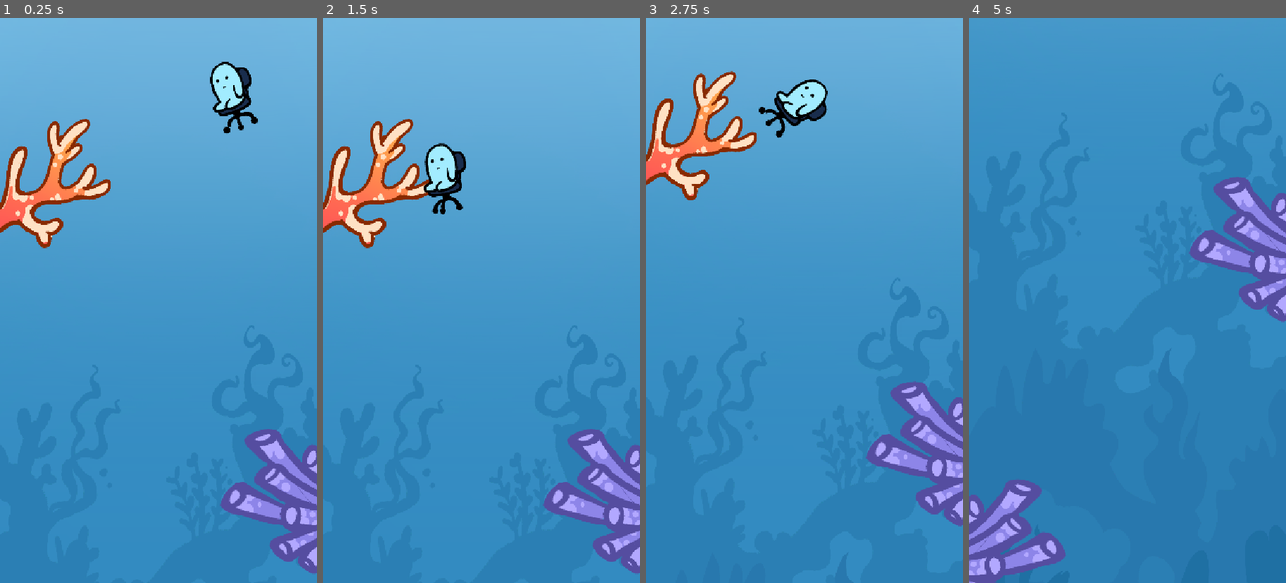
Above: before the commit, frames 1-4 (left to right).
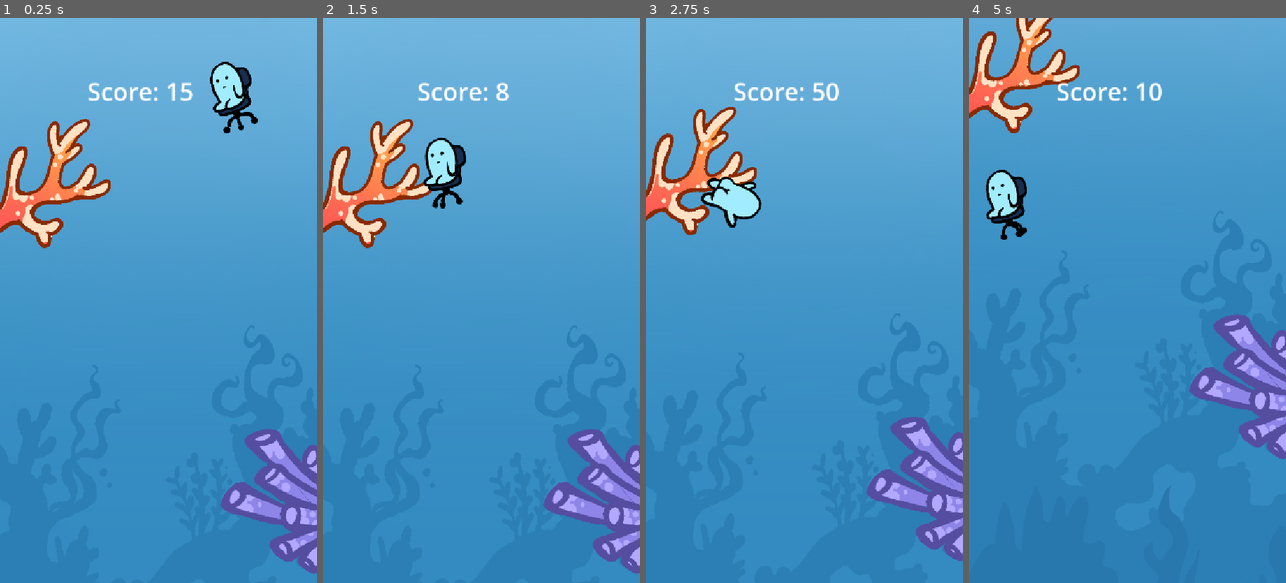
Above: after the commit, the same moments.

Repository: izzqz/to-the-core
Game: Godot game, scene res://main.tscn
Same seed, same stepped clock (60 frames per second), same inputs: the game is played once before the commit and once after it.
Inputs:
- Up to frame 1 (0.25 s): no input
- Up to frame 2 (1.5 s): hold Space (flap) 0.53-1.28 s; tap Space (flap) at 1.35 s
- Up to frame 3 (2.75 s): tap Space (flap) at 1.52, 1.82 s; hold Space (flap) from 2.03 s (still down)
- Up to frame 4 (5 s): release Space (flap) at 2.78 s; tap Space (flap) at 2.85, 3.02, 3.32, 4.35, 4.52, 4.82 s; hold Space (flap) 3.53-4.28 s

The runs differ from the first frame. In frame 1, 0.4% of the frame differs, in the area x 28-61%, y 11-15%; in frame 2, 1.2%; in frame 3, 13%; in frame 4, 22%, in the area x 0-100%, y 0-100%.

Commit message:
Dead animation

Diff:
--- a/main.tscn
+++ b/main.tscn
@@ -1,9 +1,10 @@
-[gd_scene load_steps=6 format=3 uid="uid://bw8x5ot16f4vr"]
+[gd_scene load_steps=7 format=3 uid="uid://bw8x5ot16f4vr"]
 
 [ext_resource type="Script" uid="uid://bnkgsbtg1px2l" path="res://scripts/game.gd" id="1_1bvp3"]
 [ext_resource type="Texture2D" uid="uid://bh8n8ctg4sg1j" path="res://assets/level_1.png" id="1_h2yge"]
 [ext_resource type="PackedScene" uid="uid://cry565eg4xaqi" path="res://scenes/player.tscn" id="1_ig7tw"]
 [ext_resource type="Script" uid="uid://pg3ccvcckuel" path="res://scripts/obstacle.gd" id="2_h2yge"]
+[ext_resource type="PackedScene" uid="uid://74dbxxifoh4v" path="res://scenes/overlay.tscn" id="4_1bvp3"]
 
 [sub_resource type="RectangleShape2D" id="RectangleShape2D_0xm2m"]
 size = Vector2(392.224, 706.761)
@@ -50,4 +51,17 @@
 limit_smoothed = true
 position_smoothing_speed = 10.0
 
+[node name="CanvasLayer" type="CanvasLayer" parent="."]
+
+[node name="Overlay" parent="CanvasLayer" instance=ExtResource("4_1bvp3")]
+anchors_preset = 0
+anchor_right = 0.0
+anchor_bottom = 0.0
+offset_left = 286.0
+offset_top = 96.0
+offset_right = 286.0
+offset_bottom = 96.0
+grow_horizontal = 1
+grow_vertical = 1
+
 [connection signal="area_entered" from="Background/Area2D" to="Background/Area2D" method="_on_area_entered"]
--- a/scenes/overlay.tscn
+++ b/scenes/overlay.tscn
@@ -41,4 +41,5 @@
 layout_mode = 2
 text = "123M"
 label_settings = SubResource("LabelSettings_14nai")
+horizontal_alignment = 1
 script = SubResource("GDScript_r2eog")
--- a/scenes/player.tscn
+++ b/scenes/player.tscn
@@ -1,9 +1,10 @@
-[gd_scene load_steps=11 format=3 uid="uid://cry565eg4xaqi"]
+[gd_scene load_steps=12 format=3 uid="uid://cry565eg4xaqi"]
 
 [ext_resource type="Script" uid="uid://dxtj6i7m7gltf" path="res://scripts/player.gd" id="1_3vyb7"]
 [ext_resource type="Texture2D" uid="uid://cj6siiyy0e0d4" path="res://assets/player/player_frame_1.png" id="2_dqkch"]
 [ext_resource type="Texture2D" uid="uid://cst4vcdk6ll8l" path="res://assets/player/player_frame_2.png" id="3_qlg0r"]
 [ext_resource type="Texture2D" uid="uid://df31u1pdwb2a3" path="res://assets/player/player_frame_3.png" id="4_tuyoq"]
+[ext_resource type="Texture2D" uid="uid://di58oyq45emdr" path="res://assets/player/player_dead.png" id="5_qlg0r"]
 
 [sub_resource type="CircleShape2D" id="CircleShape2D_dqkch"]
 radius = 27.0
@@ -33,7 +34,7 @@
 tracks/0/type = "bezier"
 tracks/0/imported = false
 tracks/0/enabled = true
-tracks/0/path = NodePath("AnimatedSprite2D:position:x")
+tracks/0/path = NodePath("Alive_Animation:position:x")
 tracks/0/interp = 1
 tracks/0/loop_wrap = true
 tracks/0/keys = {
@@ -44,7 +45,7 @@
 tracks/1/type = "bezier"
 tracks/1/imported = false
 tracks/1/enabled = true
-tracks/1/path = NodePath("AnimatedSprite2D:position:y")
+tracks/1/path = NodePath("Alive_Animation:position:y")
 tracks/1/interp = 1
 tracks/1/loop_wrap = true
 tracks/1/keys = {
@@ -55,7 +56,7 @@
 tracks/2/type = "bezier"
 tracks/2/imported = false
 tracks/2/enabled = true
-tracks/2/path = NodePath("AnimatedSprite2D:rotation")
+tracks/2/path = NodePath("Alive_Animation:rotation")
 tracks/2/interp = 1
 tracks/2/loop_wrap = true
 tracks/2/keys = {
@@ -69,7 +70,7 @@
 tracks/0/type = "bezier"
 tracks/0/imported = false
 tracks/0/enabled = true
-tracks/0/path = NodePath("AnimatedSprite2D:position:x")
+tracks/0/path = NodePath("Alive_Animation:position:x")
 tracks/0/interp = 1
 tracks/0/loop_wrap = true
 tracks/0/keys = {
@@ -80,7 +81,7 @@
 tracks/1/type = "bezier"
 tracks/1/imported = false
 tracks/1/enabled = true
-tracks/1/path = NodePath("AnimatedSprite2D:position:y")
+tracks/1/path = NodePath("Alive_Animation:position:y")
 tracks/1/interp = 1
 tracks/1/loop_wrap = true
 tracks/1/keys = {
@@ -91,7 +92,7 @@
 tracks/2/type = "bezier"
 tracks/2/imported = false
 tracks/2/enabled = true
-tracks/2/path = NodePath("AnimatedSprite2D:rotation")
+tracks/2/path = NodePath("Alive_Animation:rotation")
 tracks/2/interp = 1
 tracks/2/loop_wrap = true
 tracks/2/keys = {
@@ -109,12 +110,12 @@
 [node name="Player" type="CharacterBody2D"]
 script = ExtResource("1_3vyb7")
 
-[node name="Hitbox" type="CollisionShape2D" parent="."]
+[node name="_" type="CollisionShape2D" parent="."]
 visible = false
 position = Vector2(31, 35)
 shape = SubResource("CircleShape2D_dqkch")
 
-[node name="AnimatedSprite2D" type="AnimatedSprite2D" parent="."]
+[node name="Alive_Animation" type="AnimatedSprite2D" parent="."]
 position = Vector2(33, 55)
 scale = Vector2(0.52125, 0.52125)
 sprite_frames = SubResource("SpriteFrames_fjrip")
@@ -122,9 +123,16 @@
 frame = 2
 frame_progress = 1.0
 
+[node name="Dead_Sprite" type="Sprite2D" parent="."]
+visible = false
+position = Vector2(37, 46)
+rotation = 2.01052
+scale = Vector2(0.54, 0.54)
+texture = ExtResource("5_qlg0r")
+
 [node name="ColisionDetector" type="Area2D" parent="."]
 
-[node name="CollisionShape2D" type="CollisionShape2D" parent="ColisionDetector"]
+[node name="Hitbox" type="CollisionShape2D" parent="ColisionDetector"]
 position = Vector2(41, 45)
 shape = SubResource("CircleShape2D_qlg0r")
 
--- a/scripts/player.gd
+++ b/scripts/player.gd
@@ -19,8 +19,14 @@
 @onready var colision_shape: CollisionShape2D = $CollisionShape2D
 @onready var is_alive = true
 
+func _ready() -> void:
+	$Alive_Animation.show()
+	$Dead_Sprite.hide()
+	$_.hide()
+
 func _physics_process(delta: float) -> void:
 	if not is_alive:
+		position.y += -1.5
 		return
 	# Apply gravity to vertical velocity with MAX_FALL_SPEED limit
 	velocity.y += gravity * delta
@@ -53,7 +59,7 @@
 	move_and_slide()
 
 	# Rotate sprite based on interpolated direction
-	$AnimatedSprite2D.rotation_degrees = current_direction * -20
+	$Alive_Animation.rotation_degrees = current_direction * -20
 	Global.add_score(1)
 
 
@@ -68,8 +74,10 @@
 func restart() -> void:
 	is_alive = true
 	Global.reset_score()
+	$Alive_Animation.show()
+	$Dead_Sprite.hide()
 	$AnimationPlayer.play("RESET")
-	$AnimatedSprite2D.play("default")
+	$Alive_Animation.play("default")
 
 func game_over() -> void:
 	is_alive = false
@@ -82,5 +90,7 @@
 		game_over()
 
 func play_dead() -> void:
-	$AnimatedSprite2D.stop()
-	$AnimationPlayer.play("death")
+	$Alive_Animation.hide()
+	$Dead_Sprite.show()
+	$Alive_Animation.stop()
+	$Alive_Animation.play("death")
Binary file added: assets/player/player_dead.png
Not shown, added: assets/player/player_dead.png.import
